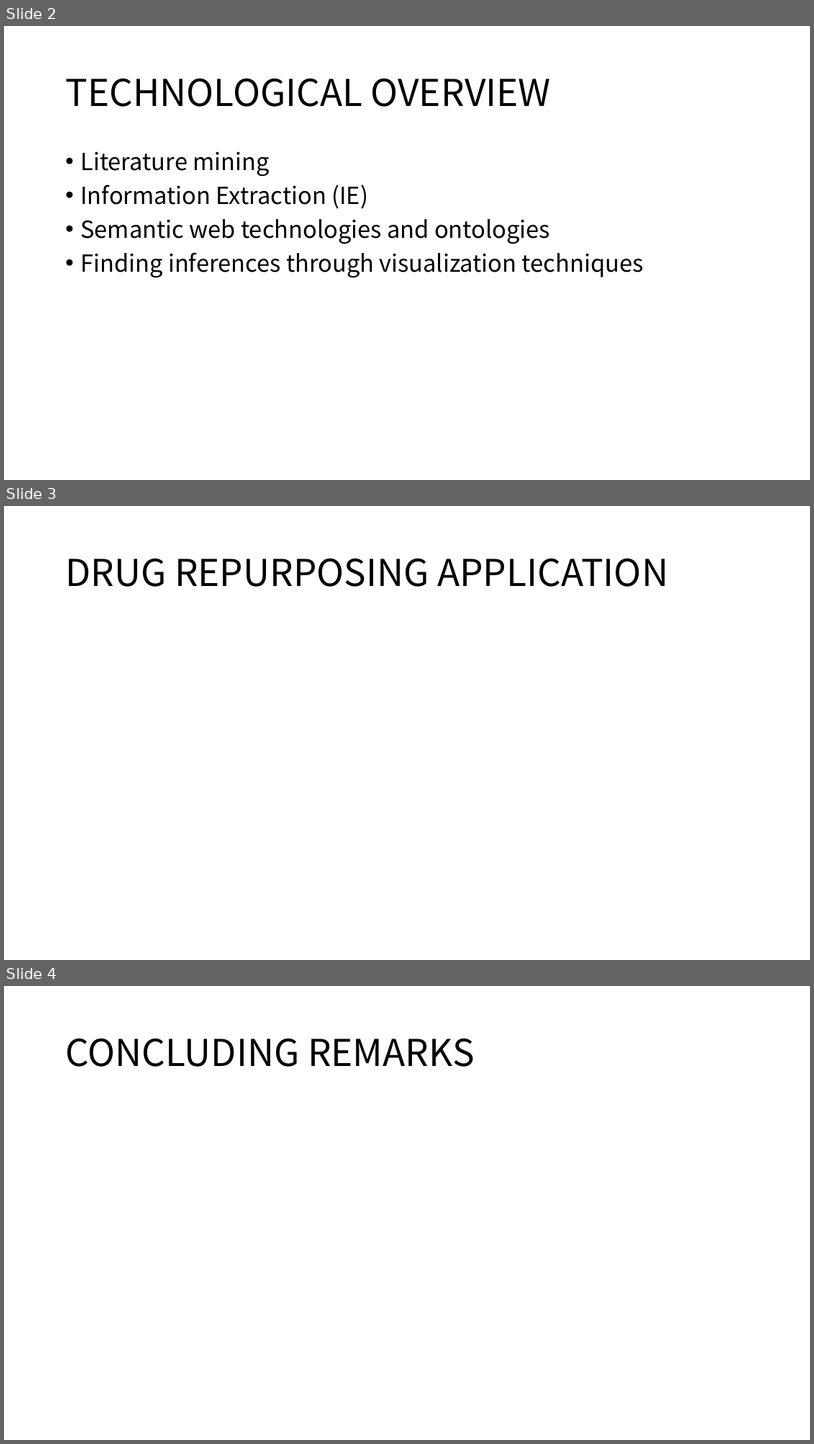
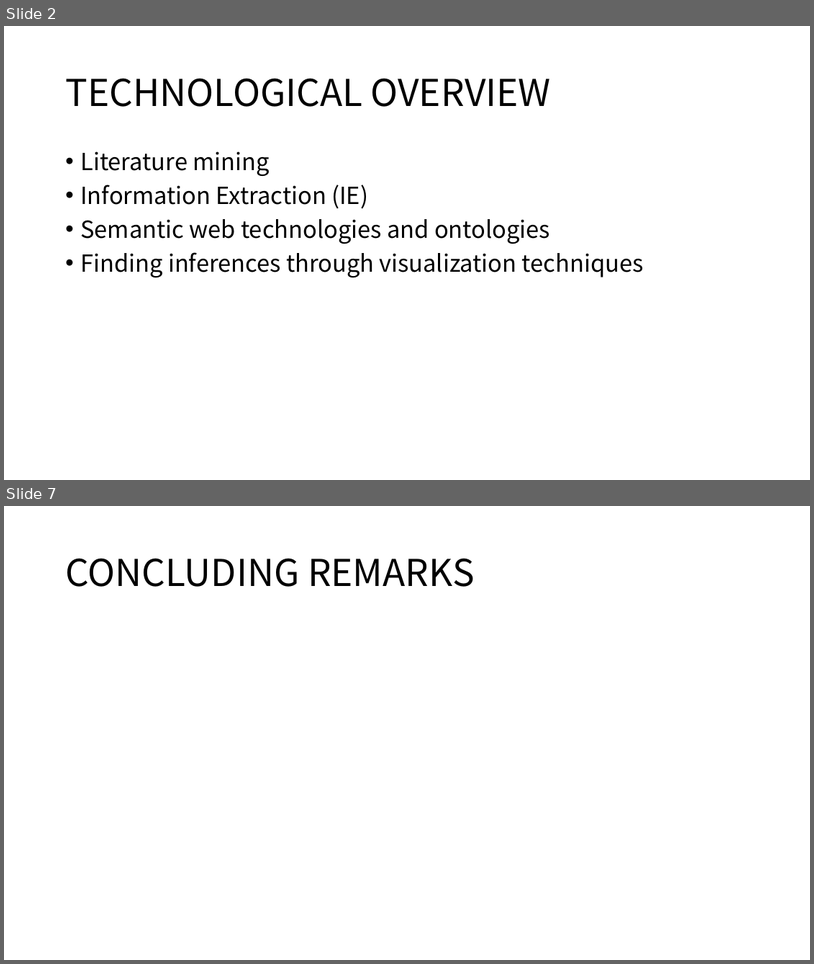
Before and after one commit to moklise/TIL, a slide deck: Review/[3] Literature mining, ontologies and information visualization for drug repurposing/Literature mining, ontologies and information visualization for.pptx. Shown one above the other, each under a label of ours: slides 2, 3 and 4 before the commit, slides 2 and 7 after it; the slides between them are not shown. The pictures are 814x1444 and 814x964 pixels, drawn with LibreOffice and Linux fonts; fonts in the diff are those of the drawing. Boxes give left, top, right and bottom in pixels: in the first picture for what was removed or moved away, otherwise in the second. Text is boxed around its words. In the diff, an @@ line names an element or a change of style, - is before the commit and + after.

```diff
--- a/Review/[3] Literature mining, ontologies and information visualization for drug repurposing/Literature mining, ontologies and information visualization for.pptx
+++ b/Review/[3] Literature mining, ontologies and information visualization for drug repurposing/Literature mining, ontologies and information visualization for.pptx
@@ slide 3 removed at box(4, 506, 810, 960), background #FFFFFF @@
@@ title removed at box(65, 558, 669, 587) @@
-DRUG REPURPOSING APPLICATION
@@ what was slide 4 is now slide 7 @@
```
Also in this commit, not shown: 5 slides added, 1 other file.
